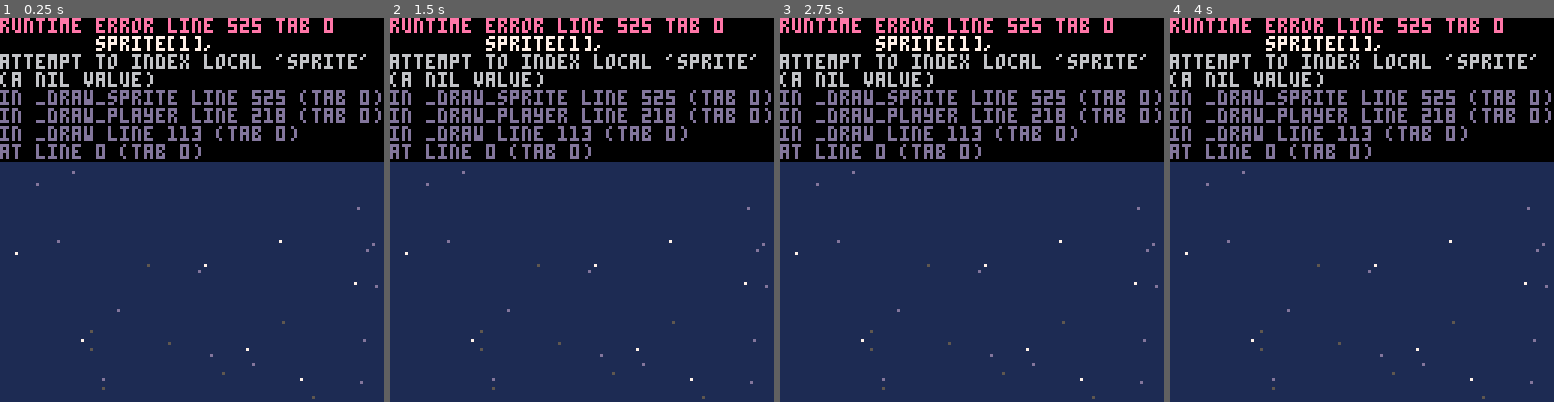
Above: before the commit, frames 1-4 (left to right).
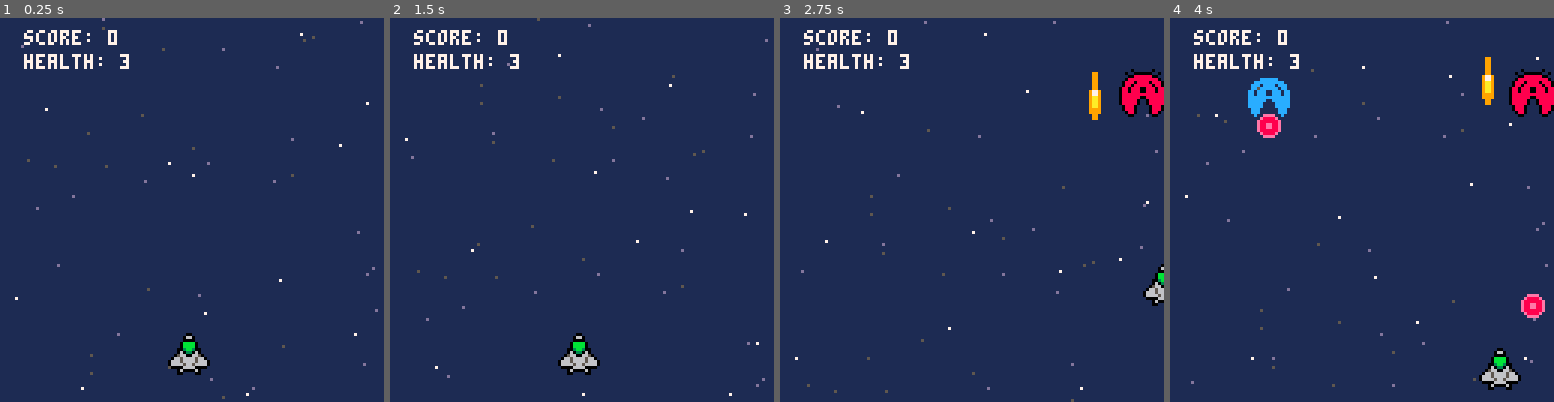
Above: after the commit, the same moments.

Repository: djc5627/pico8-first-game
Game: PICO-8 cartridge first_game.p8
Same seed, same stepped clock (60 frames per second), same inputs: the game is played once before the commit and once after it.
Inputs:
- Up to frame 1 (0.25 s): no input
- Up to frame 2 (1.5 s): tap X (X key) at 0.33, 1.07 s; tap O (Z key) at 0.7 s
- Up to frame 3 (2.75 s): hold Right 1.6-2.1 s; tap O (Z key) at 1.7, 2.1, 2.5 s; tap X (X key) at 1.85 s; hold Up 2.15-2.42 s; hold Right from 2.47 s (still down)
- Up to frame 4 (4 s): tap O (Z key) at 2.9, 3.3, 3.7 s; tap X (X key) at 2.97 s; release Right at 3.03 s; hold Left 3.08-3.58 s; hold Down 3.63-3.97 s

The runs differ from the first frame. In frame 1, 39% of the frame differs, in the area x 0-100%, y 0-100%; in frame 2, 38%; in frame 3, 38%; in frame 4, 39%.
Error before the commit: runtime error line 525 tab 0; sprite[1],; attempt to index local 'sprite' (a nil value)

Commit message:
Fix error and update readme.

Diff:
--- a/src/particle.lua
+++ b/src/particle.lua
@@ -1,4 +1,4 @@
-sprites={}
+particle_sprites={}
 function _update_sprites()
 
 end
Not shown, changed: README.md
